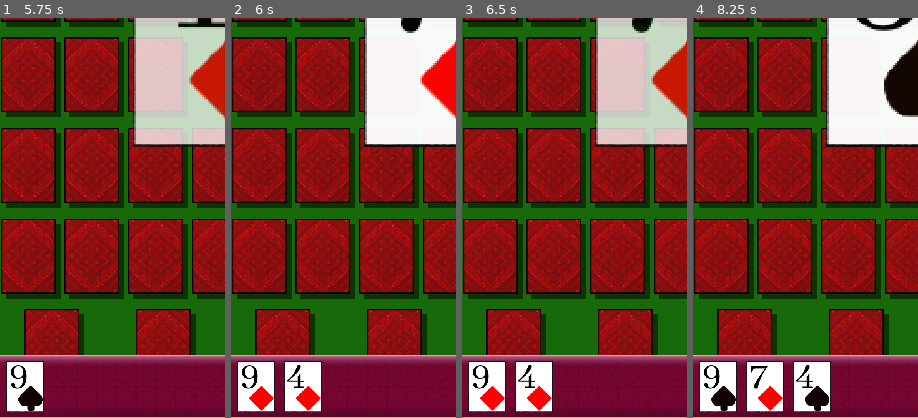
Above: before the commit, frames 1-4 (left to right).
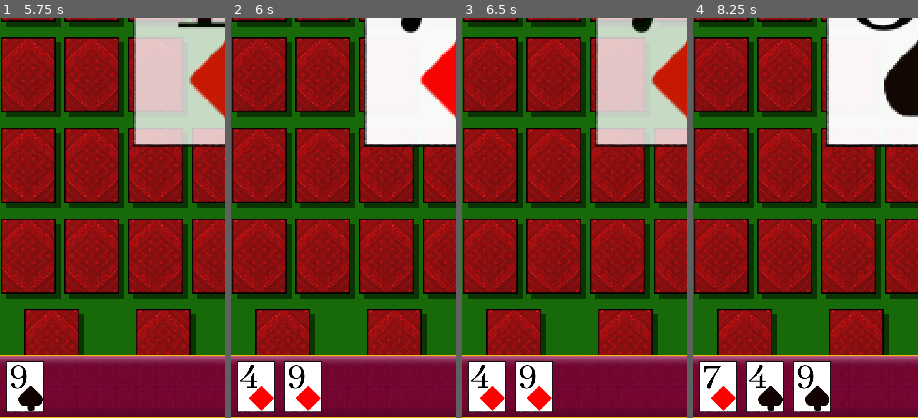
Above: after the commit, the same moments.

Repository: Yavuz7/LuckyDeck
Game: Godot game, scene res://Scripts/main_menu.tscn
The game is run twice, just before and just after one commit, with the same random seed, the same clock (stepped at 60 frames per second) and the same inputs.
Inputs (mouse positions are % of the whole screen's width and height, from its top left):
- Up to frame 1 (5.75 s): click "Play" at 0.5 s; click "Play" at 1.25 s; click "Continue" at 2 s; click "Start Game" at 2.75 s; click (50, 21) at 3.5 s; click "Rules" at 4.25 s; click (8, 12) at 5.02 s
- Up to frame 2 (6 s): click (22, 12) at 5.77 s
- Up to frame 3 (6.5 s): no input
- Up to frame 4 (8.25 s): click (36, 12) at 6.52 s; click (50, 12) at 7.27 s; click (64, 12) at 8.02 s
The pictures show only the part of the screen within x 1-51%, y 50-100%; the shares and areas given below are measured in that part.

Frame 1 is identical in both runs. In frame 2, 0.5% of the frame differs, in the area x 4-33%, y 86-93%; in frame 3, 0.5%; in frame 4, 1.6%, in the area x 4-54%, y 86-99%.

Commit message:
Added Sorted Array for textures, now cards are sorted and displayed properly

Diff:
--- a/Scripts/GameManager.gd
+++ b/Scripts/GameManager.gd
@@ -75,6 +75,8 @@
 	gamePlayers[currentPlayer].cardTextures.append(texture)
 	previewCard.set_texture(texture)
 
+	gamePlayers[currentPlayer].addToArray(gamePlayers[currentPlayer].cardTexturesSortedValues,v,texture)
+	gamePlayers[currentPlayer].addToArray(gamePlayers[currentPlayer].cardTexturesSortedSuits,s,texture)
 
 	card_animator.seek(0,true)
 	card_animator.play("make_card_disappear")
@@ -82,9 +84,6 @@
 func addCardToPlayer(i):
 	var lastCard = Deck[i]
 	gamePlayers[currentPlayer].cards.append(lastCard)
-	gamePlayers[currentPlayer].arrayOfCardValues.append(lastCard[cardValues.value])
-	gamePlayers[currentPlayer].arrayOfSuitValues.append(lastCard[cardValues.suit])
-
 #	print(gamePlayers[currentPlayer].arrayOfCardValues)
 	print("Player " + str(currentPlayer + 1) + "\'s Current Hand: " + str(gamePlayers[currentPlayer].cards))
 
@@ -102,10 +101,10 @@
 
 	playerDisplay.text = "Player "+ str(currentPlayer +1) +"'s Turn"
 	turnPlayerFavoriteCard.set_texture(gamePlayers[currentPlayer].favoriteCard)
-	displayCurrentPlayerCards()
-
-func displayCurrentPlayerCards():
-	var cardsToDisplay = gamePlayers[currentPlayer].cardTextures;
+	displayCurrentPlayerCards(gamePlayers[currentPlayer].cardTexturesSortedSuits)
+
+func displayCurrentPlayerCards(targetArray):
+	var cardsToDisplay = targetArray.map(func(pair): return pair[1]);
 	if(footerDisplay.get_children().size() < cardsToDisplay.size()):
 		while (footerDisplay.get_children().size() < cardsToDisplay.size()):
 			var newCardPreview = TextureRect.new()
@@ -143,27 +142,30 @@
 		return "Favorite Card Drawn!"
 
 func checkVictoryHands():
+	var arrayOfValues = gamePlayers[currentPlayer].cardTexturesSortedValues.map(func(pair): return pair[0]);
+	var arrayOfSuits = gamePlayers[currentPlayer].cardTexturesSortedSuits.map(func(pair): return pair[0]);
 	var i = 0
 	while i <= 13:
-		if(gamePlayers[currentPlayer].arrayOfCardValues.count(i) == numberNeededFor4OfAKind):
+		if(arrayOfValues.count(i) == numberNeededFor4OfAKind):
 			return "Victory By 4 Of A Kind!"
 		i+= 1
 
 	i = 0
 	while i <= 4:
-		if(gamePlayers[currentPlayer].arrayOfSuitValues.count(i) == numberNeededForFlush):
+		if(arrayOfSuits.count(i) == numberNeededForFlush):
 			return "Victory By " + str(numberNeededForFlush) + " Cards of The Same Suit!"
 		i+= 1
-	return checkStraightVictory()
-
-func checkStraightVictory():
-	if(gamePlayers[currentPlayer].arrayOfCardValues.size() < numberNeededForStraight):
+	return checkStraightVictory(arrayOfValues)
+
+func checkStraightVictory(targetArray):
+	if(targetArray.size() < numberNeededForStraight):
 		return null
-	gamePlayers[currentPlayer].arrayOfCardValues.sort()
+	targetArray.sort()
 	var uniqueArray = Array()
-	for value in gamePlayers[currentPlayer].arrayOfCardValues:
+	for value in targetArray:
 		if (!uniqueArray.has(value)):
 			uniqueArray.append(value)
+	print(uniqueArray)
 	var i = 0
 	var inARowCount = 0
 	while (i < uniqueArray.size() - 1):
--- a/Scripts/Player.gd
+++ b/Scripts/Player.gd
@@ -8,12 +8,25 @@
 var cards = Array()
 var cardTextures = Array()
 
-#Arrays Of Each Individual Card and Suit value is stored here
-#For The Purposes of Checking Victory Conditions
-var arrayOfCardValues = Array()
-var arrayOfSuitValues = Array()
+#Sorted Arrays
+var cardTexturesSortedValues = Array()
+var cardTexturesSortedSuits = Array()
+
 
 func _init(favCard):
 	favoriteCard = load("res://assets/Images/CardFronts/cards"+str(favCard[0])+"-"+str(favCard[1])+".png")
 	cards = []
 	cardTextures = []
+
+func addToArray(targetArray, cardValue, textureReference):
+
+	if(targetArray.size() > 0):
+		for c in targetArray.size():
+			if(targetArray[c][0] >= cardValue):
+				targetArray.insert(c,[cardValue,textureReference])
+				return
+			if(targetArray[c] == targetArray[targetArray.size() - 1]):
+				targetArray.insert(c+1,[cardValue,textureReference])
+				return
+	else:
+		targetArray.append([cardValue,textureReference])
